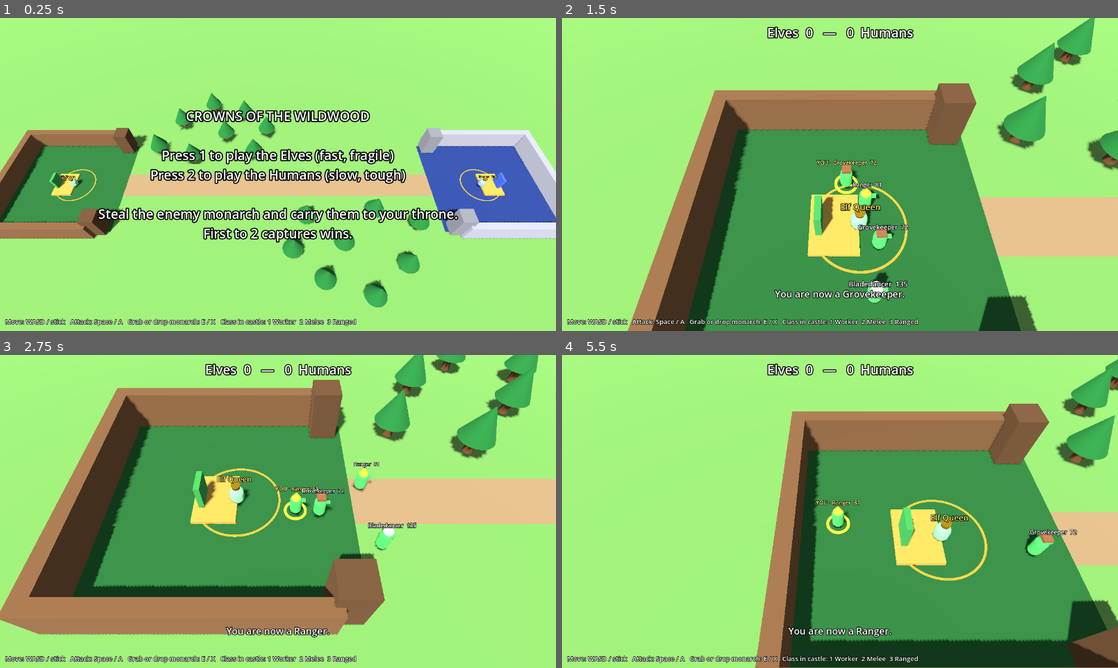
Above: before the commit, frames 1-4 (two rows, left to right).
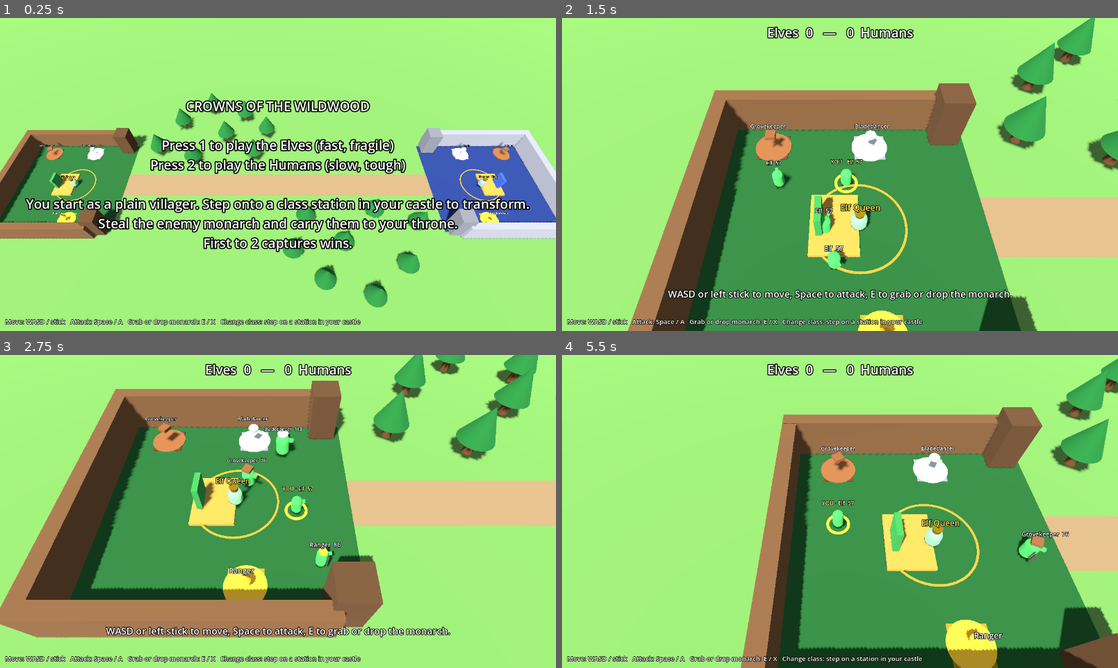
Above: after the commit, the same moments.

Repository: faisaldayes1-web/crowns-of-the-wildwood
Game: Godot game, scene res://scenes/main.tscn
Two runs of this game, one before a commit and one after it. Both use one fixed random seed, a clock stepped at 60 frames per second and the inputs below.
Inputs:
- Up to frame 1 (0.25 s): no input
- Up to frame 2 (1.5 s): tap Enter at 0.5 s; hold D (move_right) 0.53-1.28 s; hold Space (attack) 0.53-1.28 s; tap 1 (class_1, bound only before the commit) at 0.8, 1.35 s; hold S (move_down) from 1.28 s (still down)
- Up to frame 3 (2.75 s): tap 2 (class_2, bound only before the commit) at 1.55, 2.1 s; release S (move_down) at 2.03 s; hold D (move_right) from 2.03 s (still down); tap 3 (class_3, bound only before the commit) at 2.3 s
- Up to frame 4 (5.5 s): release D (move_right) at 2.78 s; hold W (move_up) 2.78-3.53 s; tap 3 (class_3, bound only before the commit) at 2.85, 5.3 s; tap Space (attack) at 3.05 s; hold Space (attack) 3.53-4.28 s; hold A (move_left) 3.53-5.03 s; tap 1 (class_1, bound only before the commit) at 3.8, 4.35 s; tap 2 (class_2, bound only before the commit) at 4.55, 5.1 s; hold S (move_down) from 5.03 s (still down)

The runs differ from the first frame. In frame 1, 15% of the frame differs, in the area x 4-96%, y 26-99%; in frame 2, 5.3%; in frame 3, 9.9%; in frame 4, 17%, in the area x 32-100%, y 1-100%.

Commit message:
Start as base Elf or Human, class stations, respawn countdown
Everyone spawns in a plain base form and transforms by stepping onto a
class station in their castle; each class changes body size, hat and gear.
Dying shows a respawn countdown and resets you to the base form. Bots walk
to their station after spawning.

Co-Authored-By: Claude Opus 5.5 (1M context) <noreply@anthropic.com>
Claude-Session: https://claude.ai/code/session_01BTNGUCSfFyUwNAT5Hw5beB

Diff:
--- a/scripts/game.gd
+++ b/scripts/game.gd
@@ -11,7 +11,7 @@
 const CAPTURES_TO_WIN := 2
 const CASTLE_X := 32.0
 const CAPTURE_RADIUS := 3.0
-const CLASS_SWITCH_RADIUS := 10.0
+const STATION_RADIUS := 1.3
 const CAMERA_OFFSET := Vector3(0, 17, 12)
 const MONARCH_TITLES := ["Elf Queen", "Human King"]
 
@@ -29,9 +29,13 @@
 var score_label: Label
 var message_label: Label
 var banner: Label
+var respawn_label: Label
+# stations[team] maps a class (Unit.Role) to its station position in that castle.
+var stations := [{}, {}]
 var message_timer := 0.0
 # Run with "-- --demo" to watch bots play each other (used for testing).
 var demo := false
+var shot_frame := 900
 
 
 func _ready() -> void:
@@ -41,16 +45,19 @@
 	_build_hud()
 	demo = "--demo" in OS.get_cmdline_user_args()
 	if demo:
+		for arg in OS.get_cmdline_user_args():
+			if arg.begins_with("--shot-frame="):
+				shot_frame = int(arg.trim_prefix("--shot-frame="))
 		_start_match(0)
 		return
-	banner.text = "CROWNS OF THE WILDWOOD\n\nPress 1 to play the Elves (fast, fragile)\nPress 2 to play the Humans (slow, tough)\n\nSteal the enemy monarch and carry them t …(61 unchanged characters)…
+	banner.text = "CROWNS OF THE WILDWOOD\n\nPress 1 to play the Elves (fast, fragile)\nPress 2 to play the Humans (slow, tough)\n\nYou start as a plain villager. Step onto a class station in your castle to transform.\nSteal the enemy monarch and carry them t …(61 unchanged characters)…
 
 
 func _process(delta: float) -> void:
 	if not playing and not game_over:
-		if Input.is_action_just_pressed("class_1"):
+		if Input.is_action_just_pressed("pick_elves"):
 			_start_match(0)
-		elif Input.is_action_just_pressed("class_2"):
+		elif Input.is_action_just_pressed("pick_humans"):
 			_start_match(1)
 		return
 	if game_over:
@@ -62,10 +69,12 @@
 		return
 
 	_check_rules()
+	_check_stations()
+	_update_respawn_timer()
 	_update_camera(delta)
-	if demo and Engine.get_process_frames() == 900:
+	if demo:
 		for arg in OS.get_cmdline_user_args():
-			if arg.begins_with("--shot="):
+			if arg.begins_with("--shot=") and Engine.get_process_frames() == shot_frame:
 				get_viewport().get_texture().get_image().save_png(arg.trim_prefix("--shot="))
 	if demo and Engine.get_process_frames() % 1800 == 0:
 		print("t=%ds  score %d-%d  monarchs %s / %s" % [Engine.get_process_frames() / 60, score[0], score[1], monarchs[0].state, monarchs[1].state])
@@ -134,14 +143,28 @@
 	m.drop_at(u.global_position)
 
 
-func try_switch_class(u, role: int) -> void:
-	if u.carrying:
-		return
-	if _flat_dist(u.global_position, thrones[u.team]) > CLASS_SWITCH_RADIUS:
-		announce("Switch class inside your own castle.")
-		return
-	u.set_role(role)
-	announce("You are now a %s." % u.role_name())
+func _check_stations() -> void:
+	# Stepping onto a class station transforms you into that class.
+	for u in units:
+		if u.dead or u.carrying:
+			continue
+		for role in stations[u.team]:
+			if u.role != role and _flat_dist(u.global_position, stations[u.team][role]) < STATION_RADIUS:
+				u.set_role(role)
+				if u == player:
+					announce("You are now a %s." % u.role_name())
+
+
+func station_position(team: int, role: int) -> Vector3:
+	return stations[team][role]
+
+
+func _update_respawn_timer() -> void:
+	if player and player.dead:
+		respawn_label.text = "You fell!\nRespawning in %d" % ceili(player.respawn_timer)
+		respawn_label.visible = true
+	else:
+		respawn_label.visible = false
 
 
 func spawn_arrow(u, aim: Vector3) -> void:
@@ -190,7 +213,8 @@
 			add_child(u)
 			var spawn := Vector3(side * (CASTLE_X + 4.0), 0.0, -4.5 + i * 3.0)
 			var is_player := t == player_team and i == 0 and not demo
-			u.setup(self, t, roles[i], is_player, spawn)
+			u.setup(self, t, Unit.Role.BASE, is_player, spawn)
+			u.bot_class = roles[i]
 			u.bot_job = "defend" if i == 2 else "attack"
 			units.append(u)
 			if is_player or (demo and player == null):
@@ -270,6 +294,58 @@
 	add_child(body)
 
 
+func _add_station(team: int, role: int, pos: Vector3) -> void:
+	stations[team][role] = pos
+	var color: Color = Unit.ROLE_STATS[role].hat
+	_add_block(pos + Vector3(0, 0.05, 0), Vector3(2.2, 0.1, 2.2), color.darkened(0.3), false)
+
+	var pad := MeshInstance3D.new()
+	var pad_mesh := CylinderMesh.new()
+	pad_mesh.top_radius = STATION_RADIUS
+	pad_mesh.bottom_radius = STATION_RADIUS
+	pad_mesh.height = 0.06
+	pad.mesh = pad_mesh
+	var pad_mat := _material(color)
+	pad_mat.emission_enabled = true
+	pad_mat.emission = color * 0.4
+	pad.material_override = pad_mat
+	pad.position = pos + Vector3(0, 0.12, 0)
+	add_child(pad)
+
+	# A floating, spinning hat shows which class this station gives.
+	var icon := MeshInstance3D.new()
+	match role:
+		Unit.Role.WORKER:
+			var cap := BoxMesh.new()
+			cap.size = Vector3(0.7, 0.25, 0.7)
+			icon.mesh = cap
+		Unit.Role.MELEE:
+			var helm := SphereMesh.new()
+			helm.radius = 0.4
+			helm.height = 0.5
+			icon.mesh = helm
+		Unit.Role.RANGED:
+			var hood := CylinderMesh.new()
+			hood.top_radius = 0.0
+			hood.bottom_radius = 0.4
+			hood.height = 0.75
+			icon.mesh = hood
+	icon.material_override = _material(color)
+	icon.position = pos + Vector3(0, 1.4, 0)
+	add_child(icon)
+	var spin := icon.create_tween().set_loops()
+	spin.tween_property(icon, "rotation:y", TAU, 3.0).from(0.0)
+
+	var label := Label3D.new()
+	label.text = Unit.FACTIONS[team].roles[role]
+	label.billboard = BaseMaterial3D.BILLBOARD_ENABLED
+	label.font_size = 32
+	label.pixel_size = 0.012
+	label.outline_size = 8
+	label.position = pos + Vector3(0, 2.3, 0)
+	add_child(label)
+
+
 func _build_castle(team: int) -> void:
 	var side := -1.0 if team == 0 else 1.0
 	var color: Color = Unit.FACTIONS[team].color
@@ -288,6 +364,11 @@
 	# Throne on a dais. Carry the enemy monarch here to score.
 	var throne := Vector3(cx, 0, 0)
 	thrones.append(throne)
+
+	# Class stations: step on one to transform. Two along the north wall, one south.
+	_add_station(team, Unit.Role.WORKER, Vector3(cx + side * 6.0, 0, -6.2))
+	_add_station(team, Unit.Role.MELEE, Vector3(cx - side * 1.0, 0, -6.2))
+	_add_station(team, Unit.Role.RANGED, Vector3(cx - side * 1.0, 0, 6.2))
 	_add_block(throne + Vector3(side * 1.5, 0.15, 0), Vector3(3, 0.3, 4), Color(0.75, 0.6, 0.25), false)
 	_add_block(throne + Vector3(side * 2.4, 1.2, 0), Vector3(0.4, 2.0, 1.6), color.darkened(0.2), false)
 
@@ -373,7 +454,7 @@
 	layer.add_child(message_label)
 
 	var help := Label.new()
-	help.text = "Move: WASD / stick   Attack: Space / A   Grab or drop monarch: E / X   Class in castle: 1 Worker  2 Melee  3 Ranged"
+	help.text = "Move: WASD / stick   Attack: Space / A   Grab or drop monarch: E / X   Change class: step on a station in your castle"
 	help.set_anchors_and_offsets_preset(Control.PRESET_BOTTOM_LEFT)
 	help.grow_vertical = Control.GROW_DIRECTION_BEGIN
 	help.position += Vector2(12, -10)
@@ -391,6 +472,17 @@
 	banner.add_theme_color_override("font_outline_color", Color.BLACK)
 	layer.add_child(banner)
 
+	respawn_label = Label.new()
+	respawn_label.set_anchors_and_offsets_preset(Control.PRESET_FULL_RECT)
+	respawn_label.horizontal_alignment = HORIZONTAL_ALIGNMENT_CENTER
+	respawn_label.vertical_alignment = VERTICAL_ALIGNMENT_CENTER
+	respawn_label.add_theme_font_size_override("font_size", 44)
+	respawn_label.add_theme_constant_override("outline_size", 12)
+	respawn_label.add_theme_color_override("font_outline_color", Color.BLACK)
+	respawn_label.add_theme_color_override("font_color", Color(1, 0.85, 0.5))
+	respawn_label.visible = false
+	layer.add_child(respawn_label)
+
 
 func _update_score() -> void:
 	score_label.text = "Elves  %d   —   %d  Humans" % [score[0], score[1]]
@@ -405,9 +497,8 @@
 	_add_action("move_down", [KEY_S, KEY_DOWN], [], JOY_AXIS_LEFT_Y, 1.0)
 	_add_action("attack", [KEY_SPACE, KEY_J], [JOY_BUTTON_A])
 	_add_action("interact", [KEY_E, KEY_K], [JOY_BUTTON_X])
-	_add_action("class_1", [KEY_1], [JOY_BUTTON_DPAD_LEFT])
-	_add_action("class_2", [KEY_2], [JOY_BUTTON_DPAD_UP])
-	_add_action("class_3", [KEY_3], [JOY_BUTTON_DPAD_RIGHT])
+	_add_action("pick_elves", [KEY_1], [JOY_BUTTON_DPAD_LEFT])
+	_add_action("pick_humans", [KEY_2], [JOY_BUTTON_DPAD_RIGHT])
 	_add_action("restart", [KEY_R, KEY_ENTER], [JOY_BUTTON_START])
 
 
--- a/scripts/unit.gd
+++ b/scripts/unit.gd
@@ -3,20 +3,27 @@
 
 const Monarch = preload("res://scripts/monarch.gd")
 
-enum Role { WORKER, MELEE, RANGED }
+# Everyone starts as a plain Elf or Human (BASE) and transforms by stepping
+# onto a class station in their castle. Dying resets you to BASE.
+enum Role { BASE, WORKER, MELEE, RANGED }
 
 const ROLE_STATS := {
-	Role.WORKER: {"hp": 80.0, "speed": 1.1, "damage": 10.0, "range": 1.8, "cooldown": 0.6, "hat": Color(0.55, 0.35, 0.2)},
-	Role.MELEE: {"hp": 150.0, "speed": 1.0, "damage": 25.0, "range": 2.2, "cooldown": 0.7, "hat": Color(0.8, 0.8, 0.85)},
-	Role.RANGED: {"hp": 90.0, "speed": 0.95, "damage": 18.0, "range": 14.0, "cooldown": 1.0, "hat": Color(0.95, 0.75, 0.2)},
+	Role.BASE: {"hp": 60.0, "speed": 1.0, "damage": 6.0, "range": 1.6, "cooldown": 0.7, "hat": Color.WHITE,
+		"build": Vector3(0.9, 0.9, 0.9)},
+	Role.WORKER: {"hp": 80.0, "speed": 1.1, "damage": 10.0, "range": 1.8, "cooldown": 0.6, "hat": Color(0.55, 0.35, 0.2),
+		"build": Vector3(1.15, 0.9, 1.15)},
+	Role.MELEE: {"hp": 150.0, "speed": 1.0, "damage": 25.0, "range": 2.2, "cooldown": 0.7, "hat": Color(0.8, 0.8, 0.85),
+		"build": Vector3(1.3, 1.12, 1.3)},
+	Role.RANGED: {"hp": 90.0, "speed": 0.95, "damage": 18.0, "range": 14.0, "cooldown": 1.0, "hat": Color(0.95, 0.75, 0.2),
+		"build": Vector3(0.85, 1.08, 0.85)},
 }
 
 # Elves are fast and fragile, humans are slower and tougher.
 const FACTIONS := [
-	{"name": "Elves", "color": Color(0.3, 0.75, 0.35), "speed": 7.0, "hp_mult": 0.9,
-		"roles": ["Grovekeeper", "Bladedancer", "Ranger"]},
+	{"name": "Elves", "color": Color(0.3, 0.75, 0.35), "speed": 7.0, "hp_mult": 0.95,
+		"roles": ["Elf", "Grovekeeper", "Bladedancer", "Ranger"]},
 	{"name": "Humans", "color": Color(0.3, 0.45, 0.9), "speed": 6.0, "hp_mult": 1.15,
-		"roles": ["Laborer", "Knight", "Crossbowman"]},
+		"roles": ["Human", "Laborer", "Knight", "Crossbowman"]},
 ]
 
 const CARRY_SPEED_MULT := 0.75
@@ -26,7 +33,7 @@
 
 var game
 var team := 0
-var role := Role.MELEE
+var role := Role.BASE
 var is_player := false
 var hp := 100.0
 var max_hp := 100.0
@@ -40,10 +47,13 @@
 
 # Bots: "attack" raids the enemy castle, "defend" guards the home throne.
 var bot_job := "attack"
+var bot_class := Role.MELEE  # the class this bot walks to a station to pick up
 var bot_offset := Vector3.ZERO
 var stuck_time := 0.0
 
 var shape: CollisionShape3D
+var build: Node3D  # body, nose, hat and gear; scaled per class
+var gear: MeshInstance3D
 var body_mat: StandardMaterial3D
 var hat: MeshInstance3D
 var hat_mat: StandardMaterial3D
@@ -70,6 +80,9 @@
 	shape.position.y = 0.8
 	add_child(shape)
 
+	build = Node3D.new()
+	add_child(build)
+
 	var body := MeshInstance3D.new()
 	var body_mesh := CapsuleMesh.new()
 	body_mesh.radius = 0.4
@@ -79,7 +92,7 @@
 	body_mat = StandardMaterial3D.new()
 	body_mat.albedo_color = FACTIONS[team].color
 	body.material_override = body_mat
-	add_child(body)
+	build.add_child(body)
 
 	# A small nose so you can tell which way someone faces.
 	var nose := MeshInstance3D.new()
@@ -88,13 +101,19 @@
 	nose.mesh = nose_mesh
 	nose.position = Vector3(0, 1.2, -0.45)
 	nose.material_override = body_mat
-	add_child(nose)
+	build.add_child(nose)
 
 	hat = MeshInstance3D.new()
 	hat.position.y = 1.75
 	hat_mat = StandardMaterial3D.new()
 	hat.material_override = hat_mat
-	add_child(hat)
+	build.add_child(hat)
+
+	gear = MeshInstance3D.new()
+	var gear_mat := StandardMaterial3D.new()
+	gear_mat.albedo_color = Color(0.35, 0.3, 0.28)
+	gear.material_override = gear_mat
+	build.add_child(gear)
 
 	if is_player:
 		var ring := MeshInstance3D.new()
@@ -129,22 +148,40 @@
 	role = new_role
 	max_hp = ROLE_STATS[role].hp * FACTIONS[team].hp_mult
 	hp = max_hp
+	build.scale = ROLE_STATS[role].build
+	hat.visible = role != Role.BASE
+	gear.visible = role != Role.BASE
 	match role:
 		Role.WORKER:
 			var cap := BoxMesh.new()
 			cap.size = Vector3(0.55, 0.2, 0.55)
 			hat.mesh = cap
+			# A hammer.
+			var hammer := BoxMesh.new()
+			hammer.size = Vector3(0.12, 0.7, 0.12)
+			gear.mesh = hammer
+			gear.position = Vector3(0.55, 0.9, -0.2)
 		Role.MELEE:
 			var helm := SphereMesh.new()
 			helm.radius = 0.32
 			helm.height = 0.4
 			hat.mesh = helm
+			# A shield.
+			var shield := BoxMesh.new()
+			shield.size = Vector3(0.12, 0.8, 0.6)
+			gear.mesh = shield
+			gear.position = Vector3(-0.5, 0.9, -0.1)
 		Role.RANGED:
 			var hood := CylinderMesh.new()
 			hood.top_radius = 0.0
 			hood.bottom_radius = 0.32
 			hood.height = 0.6
 			hat.mesh = hood
+			# A bow.
+			var bow := BoxMesh.new()
+			bow.size = Vector3(0.08, 1.0, 0.08)
+			gear.mesh = bow
+			gear.position = Vector3(0.45, 1.0, -0.3)
 	hat_mat.albedo_color = ROLE_STATS[role].hat
 	_update_label()
 
@@ -174,13 +211,11 @@
 	shape.disabled = true
 	respawn_timer = RESPAWN_TIME
 	velocity = Vector3.ZERO
-	if is_player:
-		game.announce("You fell! Back in %d seconds." % int(RESPAWN_TIME))
 
 
 func _respawn() -> void:
 	dead = false
-	hp = max_hp
+	set_role(Role.BASE)
 	position = spawn_point + Vector3(randf_range(-1.5, 1.5), 0, randf_range(-1.5, 1.5))
 	visible = true
 	shape.disabled = false
@@ -210,12 +245,6 @@
 		wants_attack = Input.is_action_pressed("attack")
 		if Input.is_action_just_pressed("interact"):
 			game.try_interact(self)
-		if Input.is_action_just_pressed("class_1"):
-			game.try_switch_class(self, Role.WORKER)
-		if Input.is_action_just_pressed("class_2"):
-			game.try_switch_class(self, Role.MELEE)
-		if Input.is_action_just_pressed("class_3"):
-			game.try_switch_class(self, Role.RANGED)
 	else:
 		var plan := _bot_think()
 		move = plan.move
@@ -317,7 +346,11 @@
 	# Choose where to go.
 	var goal: Vector3
 	var priority_target = null
-	if mine.state == Monarch.State.CARRIED:
+	# Fresh spawns always grab their class first; the stations sit next to the spawn.
+	var gearing_up: bool = role == Role.BASE and bot_class != Role.BASE
+	if gearing_up:
+		goal = game.station_position(team, bot_class)
+	elif mine.state == Monarch.State.CARRIED:
 		priority_target = mine.carrier
 		goal = mine.carrier.global_position
 	elif mine.state == Monarch.State.DROPPED:
@@ -339,7 +372,7 @@
 		plan.attack = in_range
 		# Raiders keep running for the monarch, hitting whoever is in reach,
 		# and only stop to fight someone right on top of them.
-		var raiding: bool = bot_job == "attack" and mine.state == Monarch.State.HOME
+		var raiding: bool = gearing_up or (bot_job == "attack" and mine.state == Monarch.State.HOME)
 		if raiding and to.length() > 3.0:
 			plan.move = _steer_to(goal)
 			return plan
Not shown, changed: README.md
